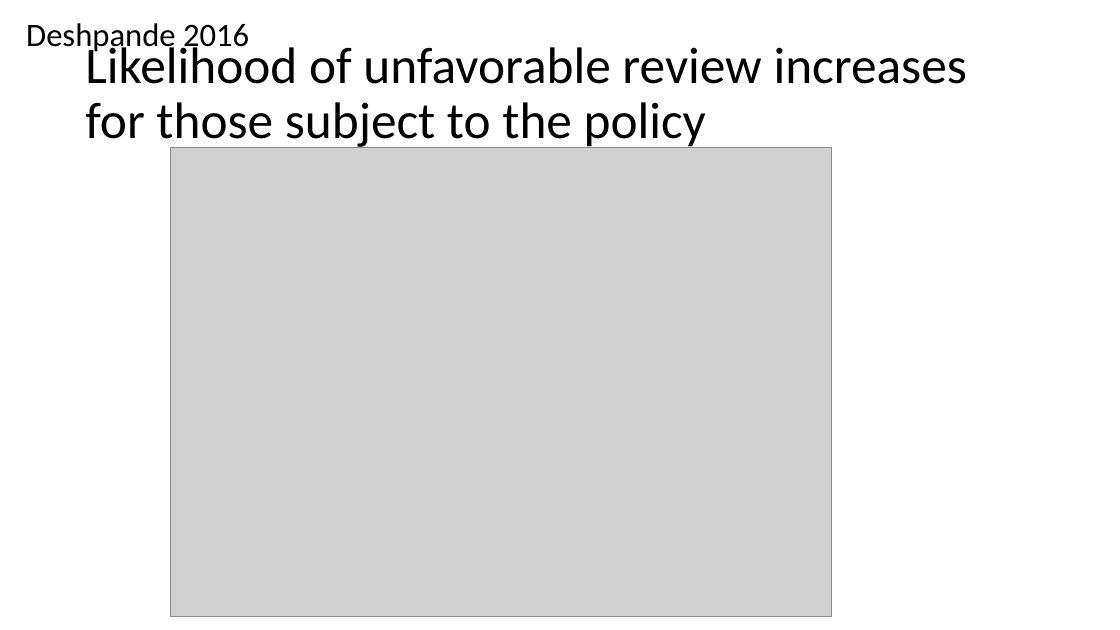
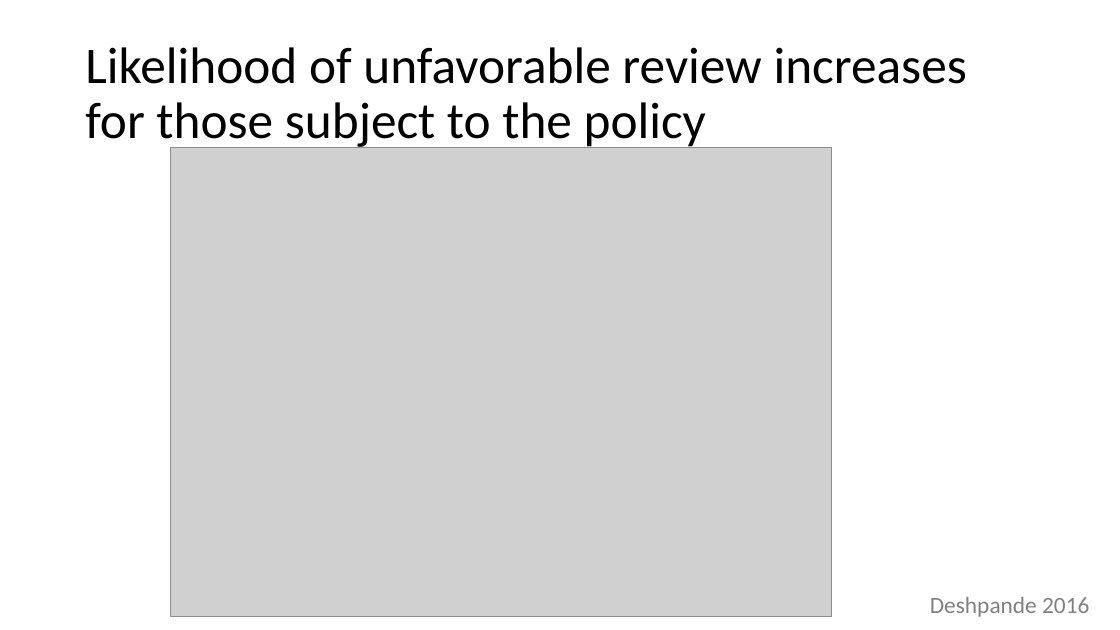
Before and after one commit to kpukelis/kpukelis-website, a slide deck: slide 19 of files/API_102a_2022_Section_06_answers.pptx. Drawn at 1120x630 pixels with LibreOffice and Linux fonts; fonts in the diff are those of the drawing; grey boxes stand for pictures. Boxes give left, top, right and bottom in pixels: in the first picture for what was removed or moved away, otherwise in the second. Text is boxed around its words. In the diff, an @@ line names an element or a change of style, - is before the commit and + after.

```diff
--- a/files/API_102a_2022_Section_06_answers.pptx
+++ b/files/API_102a_2022_Section_06_answers.pptx
@@ text "Deshpande 2016": place and size @@
-text "Deshpande 2016" at <box>26,23,249,54</box>
+text "Deshpande 2016" at <box>930,597,1089,617</box>
@@ text "Deshpande 2016" at <box>930,597,1089,617</box>: size 28 to 20 pt, text colour #000000 to #808080; alignment left to right @@
```
Also in this commit, not shown: 17 other slides changed, 3 other files.
